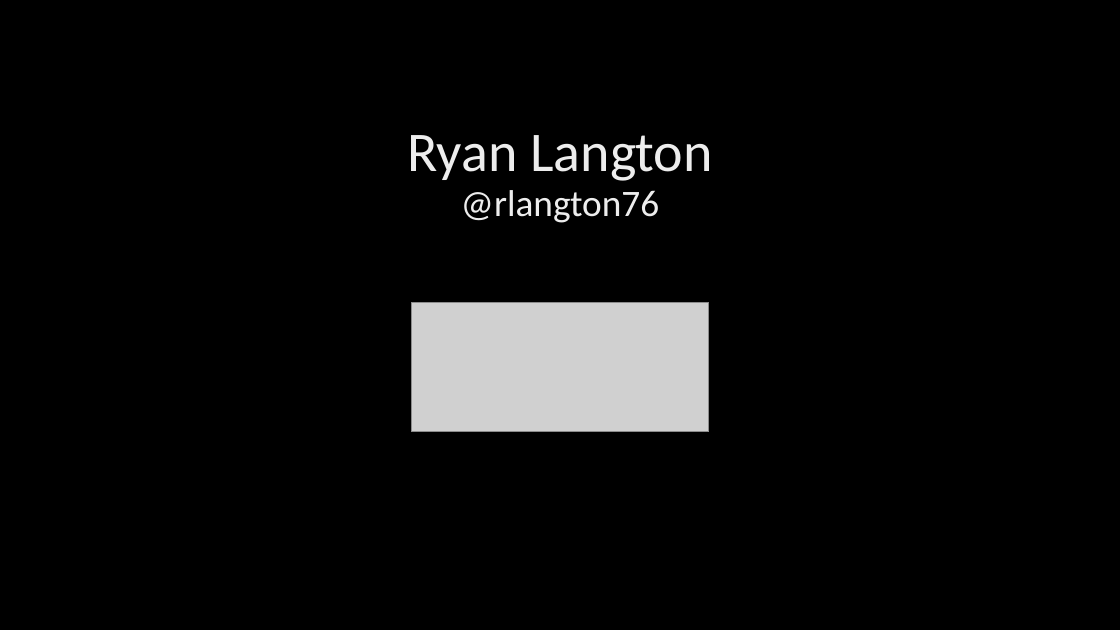
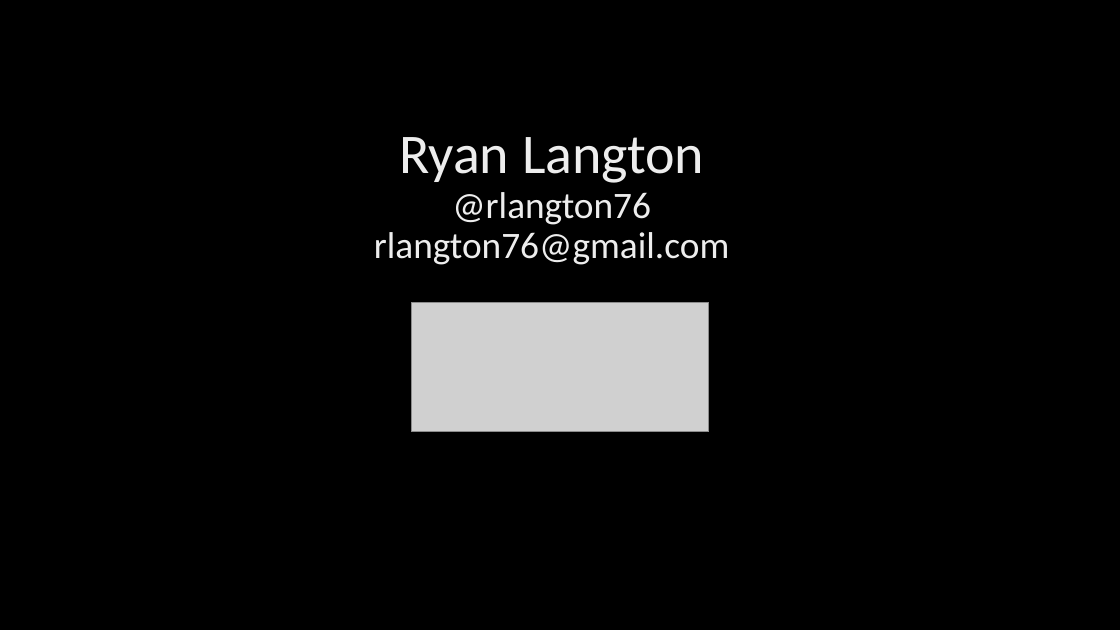
Before and after one commit to ryanlangton/angularjs-mvc, a slide deck: slide 5 of AngularJSdotNet.pptx. Drawn at 1120x630 pixels with LibreOffice and Linux fonts; fonts in the diff are those of the drawing; grey boxes stand for pictures; background and template pictures are left out. Boxes give left, top, right and bottom in pixels: in the first picture for what was removed or moved away, otherwise in the second. Text is boxed around its words. In the diff, an @@ line names an element or a change of style, - is before the commit and + after.

```diff
--- a/AngularJSdotNet.pptx
+++ b/AngularJSdotNet.pptx
@@ title at <box>374,137,729,265</box>: text changed; size 48 to 32 pt @@
-Ryan Langton
-@rlangton76
+Ryan Langton
+@rlangton76
+rlangton76@gmail.com
```
Also in this commit, not shown: 5 other slides changed, 1 slide removed, 32 other files.
